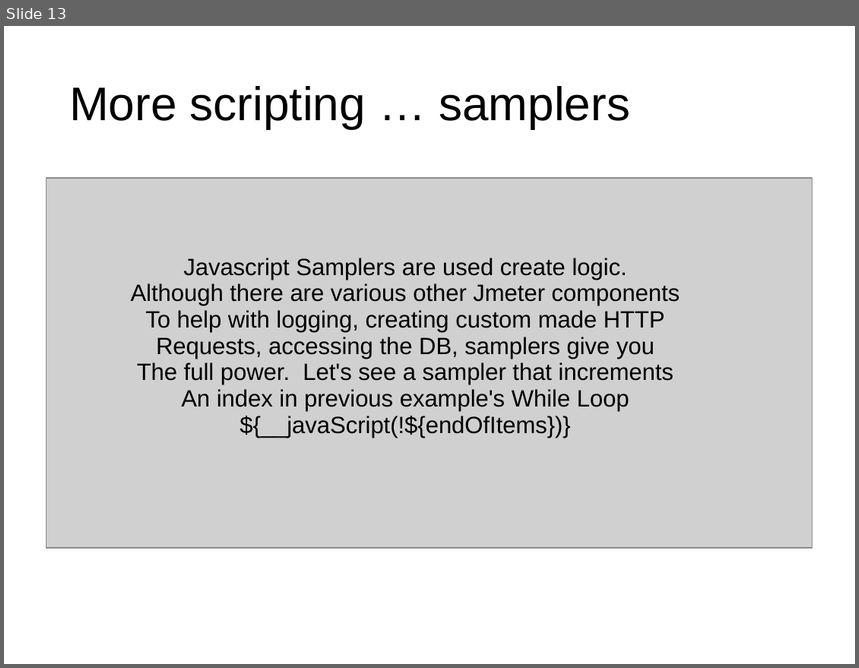
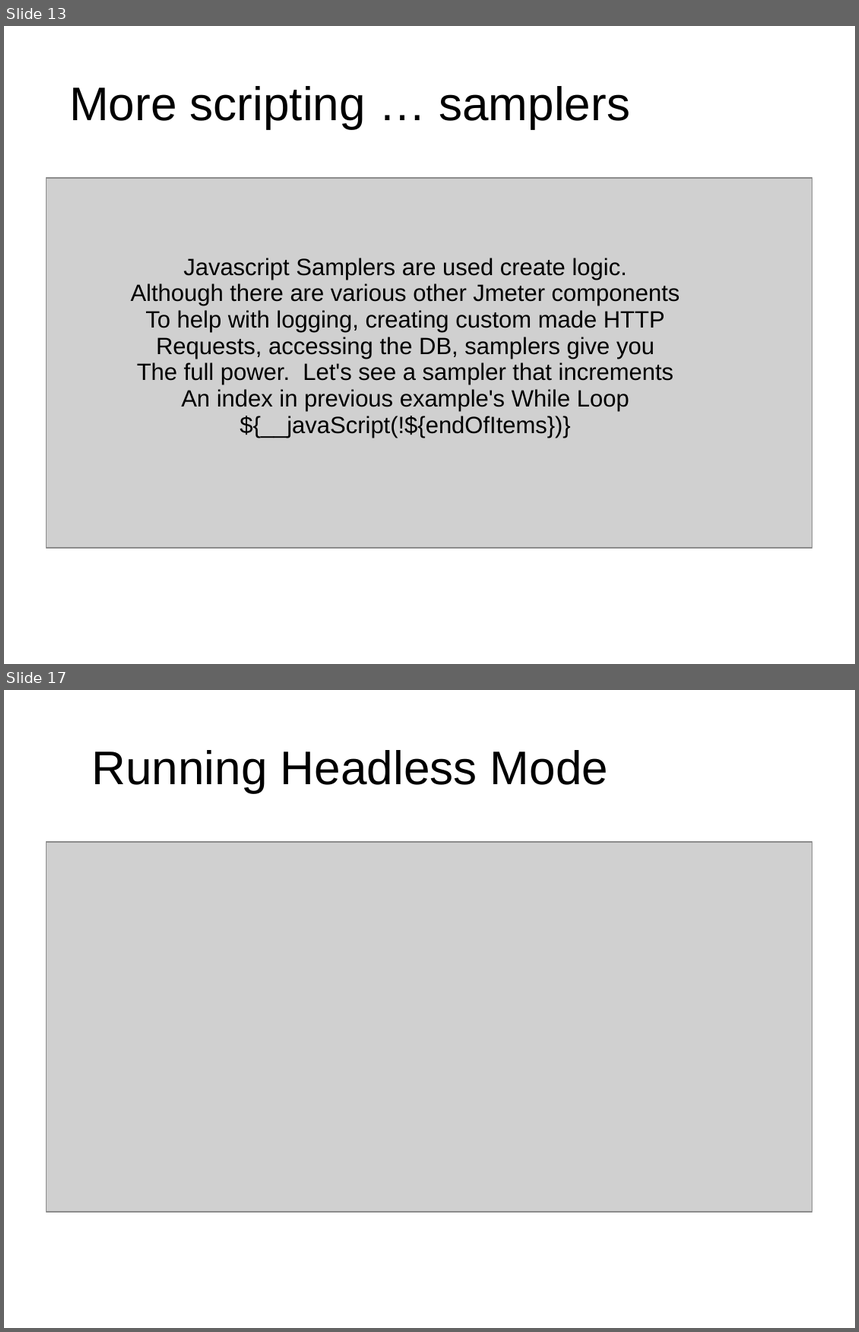
Before and after one commit to hchan/jmeterDemo, a slide deck: jmeterDemo.ppt. Shown one above the other, each under a label of ours: slide 13 before the commit, slides 13 and 17 after it; the slides between them are not shown. The pictures are 859x668 and 859x1332 pixels, drawn with LibreOffice and Linux fonts; fonts in the diff are those of the drawing; grey boxes stand for pictures; background and template pictures are left out. Boxes give left, top, right and bottom in pixels: in the first picture for what was removed or moved away, otherwise in the second. Text is boxed around its words. In the diff, an @@ line names an element or a change of style, - is before the commit and + after.

```diff
--- a/jmeterDemo.ppt
+++ b/jmeterDemo.ppt
@@ slide 17 added at [4,690,855,1328], background picture (left out) @@
@@ title added at [92,750,608,793], 44 pt, text #000000 @@
+Running Headless Mode
@@ picture added at [47,842,813,1212] @@
```
Also in this commit, not shown: 10 slides changed, 4 other slides added, 1 other file.
